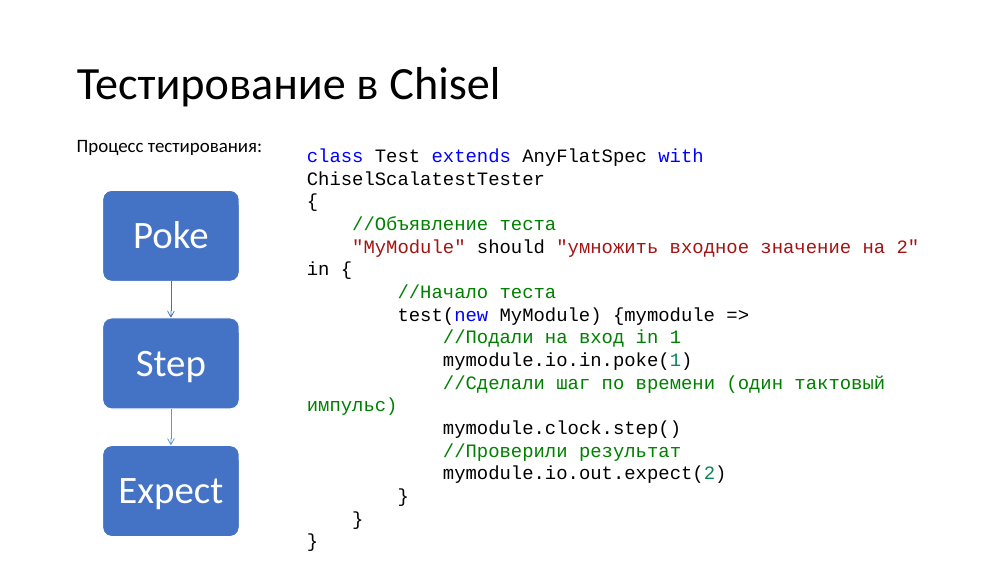
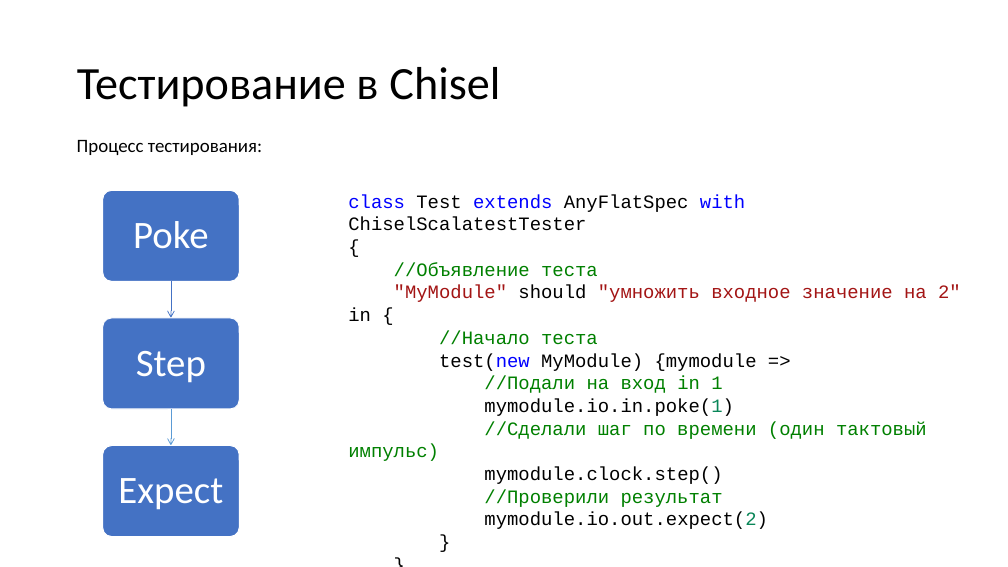
Before and after one commit to Asevulon/Maga_Tests_Chisel, a slide deck: slide 5 of Тестрирование на чизеле.pptx. Drawn at 1008x567 pixels with LibreOffice and Linux fonts; fonts in the diff are those of the drawing. Boxes give left, top, right and bottom in pixels: in the first picture for what was removed or moved away, otherwise in the second. Text is boxed around its words. In the diff, an @@ line names an element or a change of style, - is before the commit and + after.

Commit message:
123

```diff
--- a/Тестрирование на чизеле.pptx
+++ b/Тестрирование на чизеле.pptx
@@ text "class Test extends AnyFlatSpec with ...": place and size @@
-text "class Test extends AnyFlatSpec with ..." at bbox=[307, 149, 920, 483]
+text "class Test extends AnyFlatSpec with ..." at bbox=[348, 195, 961, 529]
```
Also in this commit, not shown: 2 other slides changed.
